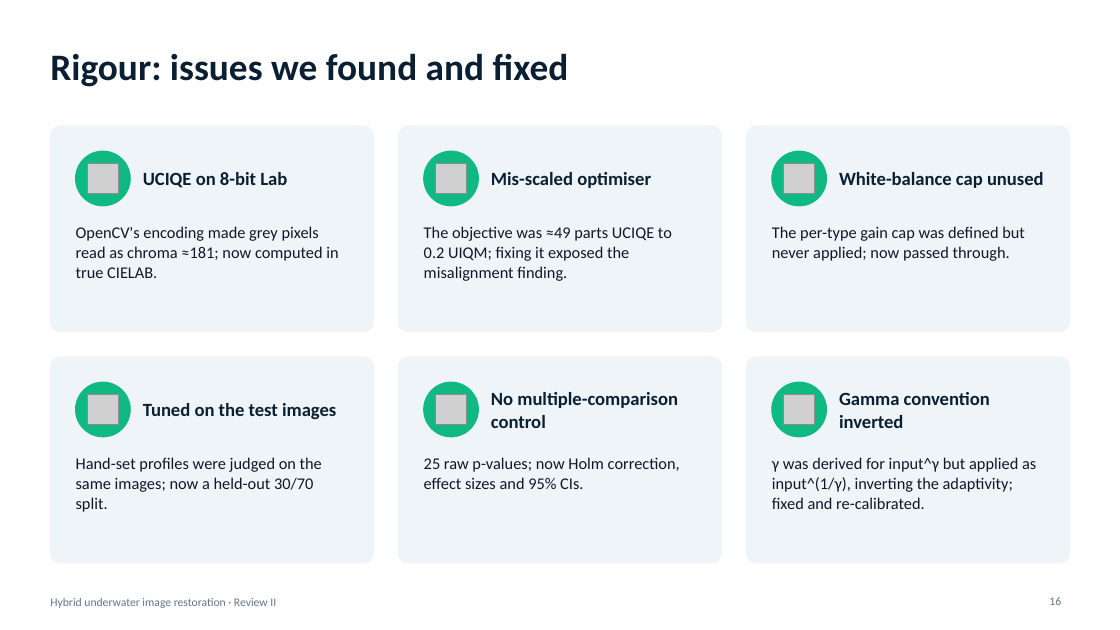
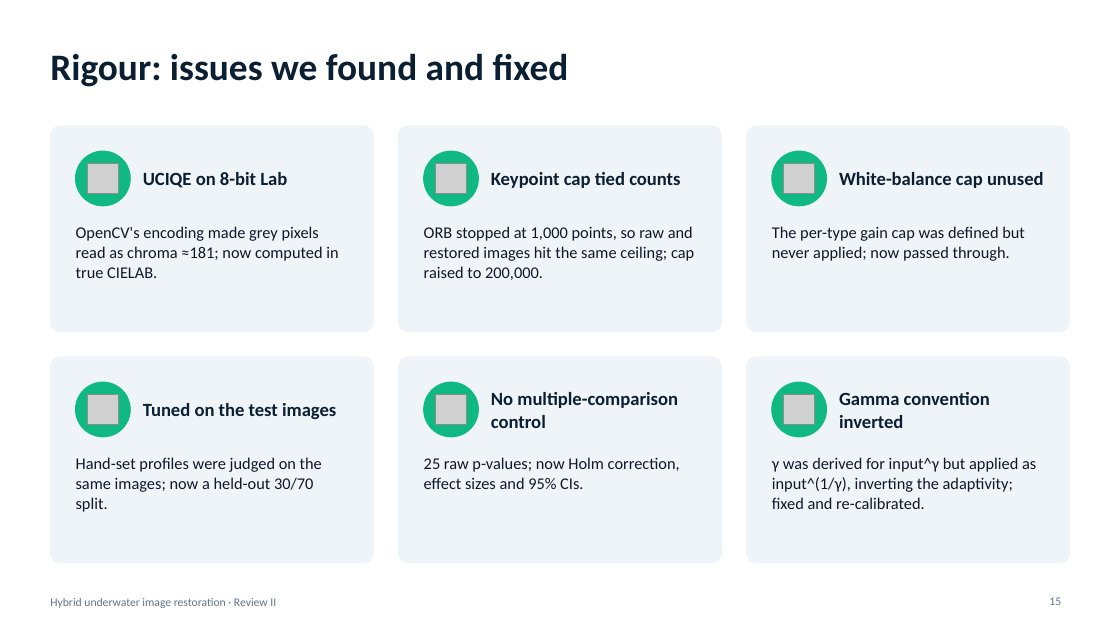
Before and after one commit to Manav250305/Underwater-Hybrid-Restoration, a slide deck: slide 15 of docs/Review_II_Presentation.pptx (slide 16 before the commit). Drawn at 1120x630 pixels with LibreOffice and Linux fonts; fonts in the diff are those of the drawing; grey boxes stand for pictures. Boxes give left, top, right and bottom in pixels: in the first picture for what was removed or moved away, otherwise in the second. Text is boxed around its words. In the diff, an @@ line names an element or a change of style, - is before the commit and + after.

```diff
--- a/docs/Review_II_Presentation.pptx
+++ b/docs/Review_II_Presentation.pptx
@@ text at (491,172,680,188): text changed @@
-Mis-scaled optimiser
+Keypoint cap tied counts
@@ text at (424,226,694,280): text changed @@
-The objective was ≈49 parts UCIQE to 0.2 UIQM; fixing it exposed the misalignment finding.
+ORB stopped at 1,000 points, so raw and restored images hit the same ceiling; cap raised to 200,000.
@@ page number at (1049,597,1061,605): text changed @@
-16
+15
```
Also in this commit, not shown: 4 other slides changed, 1 slide removed, 20 other files.
